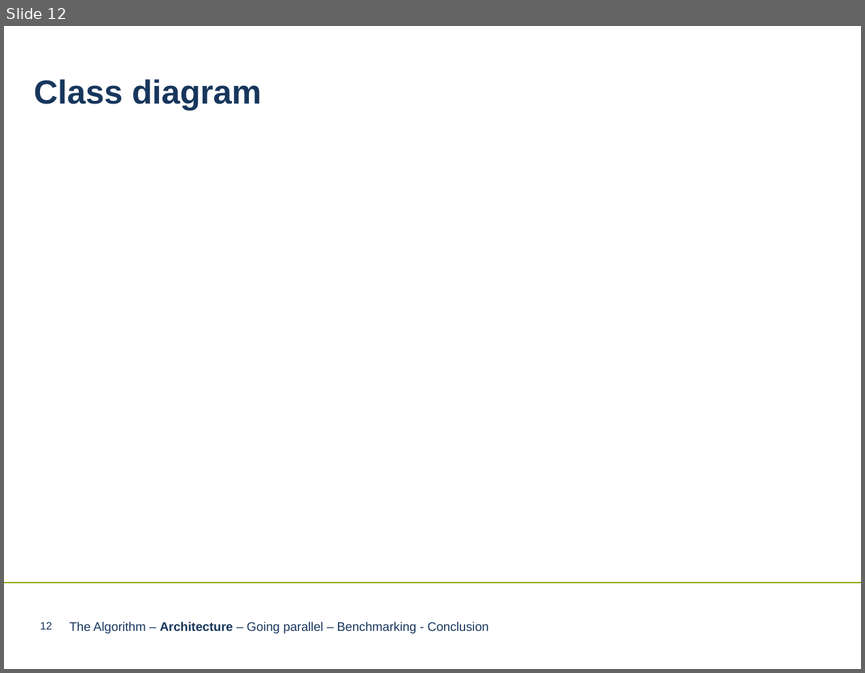
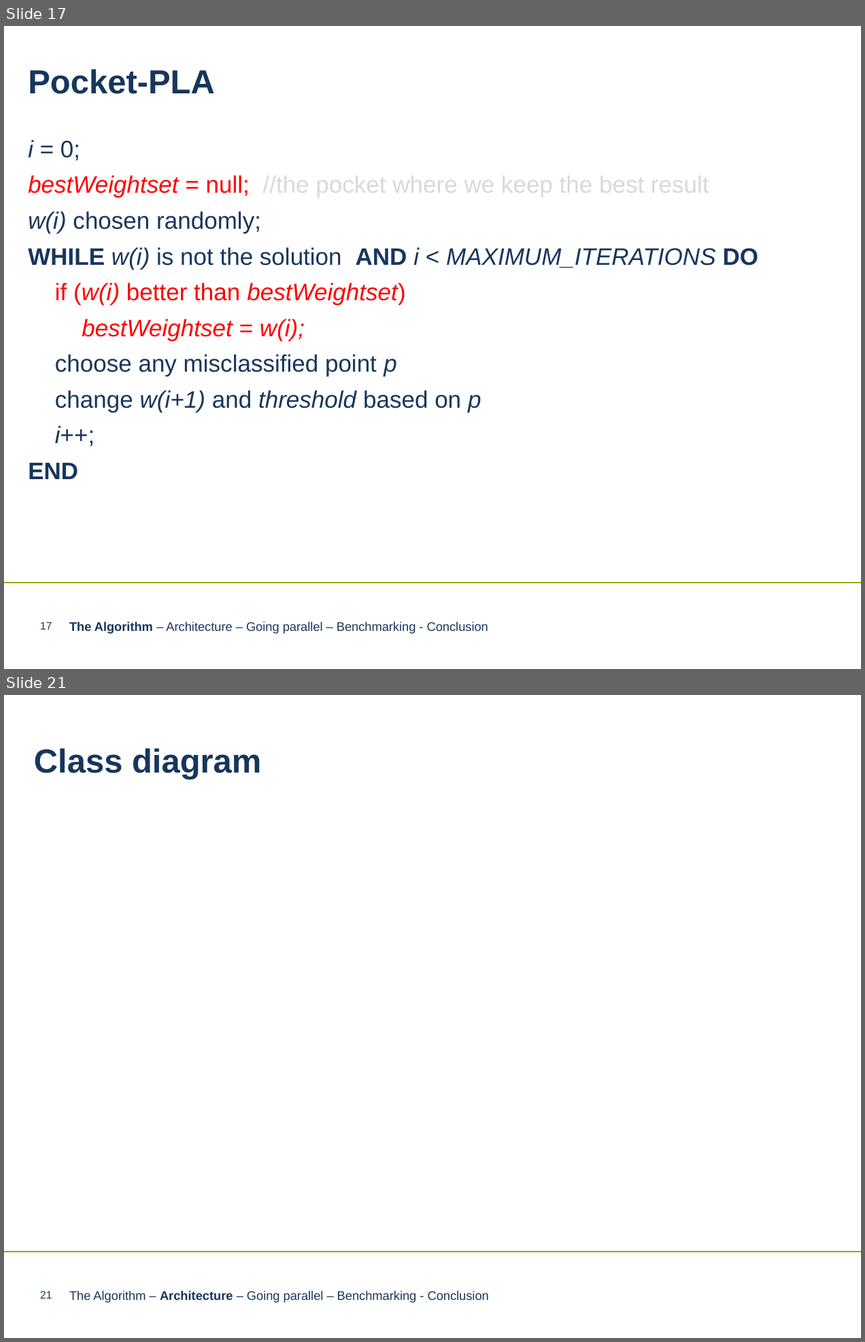
Before and after one commit to LnFlg/Perceptron, a slide deck: Perceptron Algorithm neueres PPT-Format.pptx. Shown one above the other, each under a label of ours: slide 12 before the commit, slides 17 and 21 after it; the slides between them are not shown. The pictures are 865x673 and 865x1342 pixels, drawn with LibreOffice and Linux fonts; fonts in the diff are those of the drawing; background and template pictures are left out. Boxes give left, top, right and bottom in pixels: in the first picture for what was removed or moved away, otherwise in the second. Text is boxed around its words. In the diff, an @@ line names an element or a change of style, - is before the commit and + after.

```diff
--- a/Perceptron Algorithm neueres PPT-Format.pptx
+++ b/Perceptron Algorithm neueres PPT-Format.pptx
@@ slide 17 added at box(4, 26, 861, 669), background #FFFFFF; not listed: 1 template element that a slide beside it also shows @@
@@ text added at box(28, 69, 215, 94), 28 pt, text #17365C, bold @@
+Pocket-PLA
@@ text added at box(28, 140, 758, 479), 20 pt, text #17365C @@
+i = 0;
+bestWeightset = null; //the pocket where we keep the best result
+w(i) chosen randomly;
+WHILE w(i) is not the solution AND i < MAXIMUM_ITERATIONS DO
+if (w(i) better than bestWeightset)
+bestWeightset = w(i);
+choose any misclassified point p
+change w(i+1) and threshold based on p
+i++;
+END
@@ page number added at box(40, 622, 52, 629), 9 pt, text #17365C @@
+17
@@ text added at box(69, 621, 488, 633), 10.5 pt, text #17365C @@
+The Algorithm – Architecture – Going parallel – Benchmarking - Conclusion
@@ what was slide 12 is now slide 21 @@
@@ page number at box(40, 1291, 52, 1298): text changed @@
-12
+21
```
Also in this commit, not shown: 6 slides changed, 8 other slides added.
